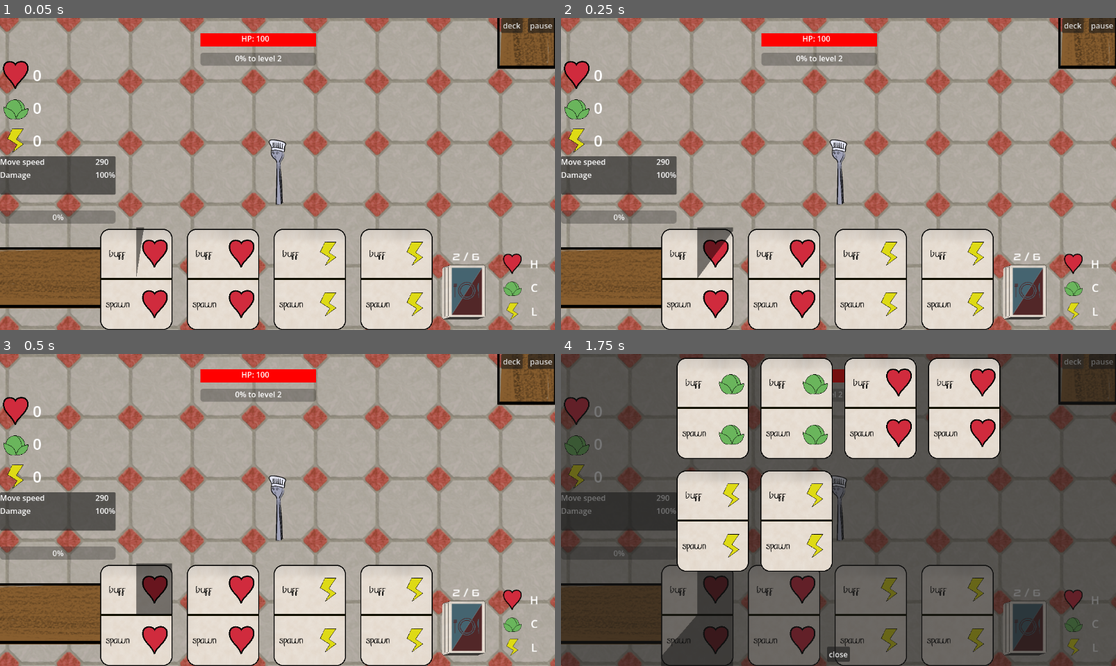
Above: before the commit, frames 1-4 (two rows, left to right).
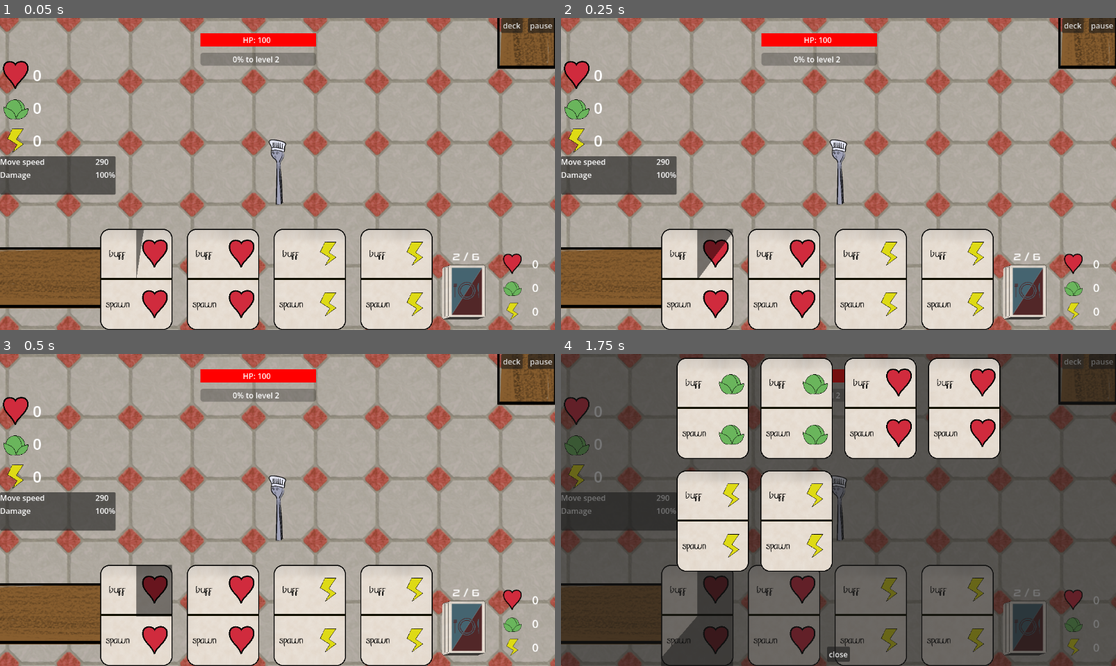
Above: after the commit, the same moments.

Repository: Lobbsterwaffles/Brocci
Game: Godot game, scene res://rootly.tscn
Two runs of this game, one before a commit and one after it. Both use one fixed random seed, a clock stepped at 60 frames per second and the inputs below.
Inputs (mouse positions are in pixels of both pictures, inside the frame that each line leads up to):
- Up to frame 1 (0.05 s): no input
- Up to frame 2 (0.25 s): no input
- Up to frame 3 (0.5 s): no input
- Up to frame 4 (1.75 s): click (699, 616) at 0.52 s; click "deck" at 1.25 s

The runs differ from the first frame. In frame 1, 1.1% of the frame differs, in the area x 0-97%, y 5-96%; in frame 2, 1.2%; in frame 3, 1.2%; in frame 4, less than 0.1%.

Commit message:
enemyshoot0

Diff:
--- a/bullet.gd
+++ b/bullet.gd
@@ -3,6 +3,7 @@
 
 @export var damage = 35
 var velocity = Vector2.RIGHT
+var shot_by_enemy = false
 
 func _physics_process(delta):
 	position += velocity * delta
--- a/enemy.gd
+++ b/enemy.gd
@@ -25,6 +25,8 @@
 	var b = area as Bullet
 	if not b:
 		return
+	if b.shot_by_enemy:
+		return
 	health -= b.damage * ref_player.dmg_mult
 	%healthbar.value = health as float / health_max
 	b.on_hit()
--- a/hud.tscn
+++ b/hud.tscn
@@ -26,16 +26,6 @@
 anchor_bottom = 1.0
 grow_horizontal = 2
 grow_vertical = 2
-metadata/_edit_use_anchors_ = true
-
-[node name="ProgressBar" type="ProgressBar" parent="." unique_id=1286720724]
-layout_mode = 1
-anchors_preset = -1
-anchor_top = -0.8235294
-anchor_right = 0.20833333
-anchor_bottom = -0.625
-grow_horizontal = 2
-grow_vertical = 0
 metadata/_edit_use_anchors_ = true
 
 [node name="card_container" type="HBoxContainer" parent="." unique_id=371928176]
@@ -88,18 +78,21 @@
 show_percentage = false
 metadata/_edit_use_anchors_ = true
 
-[node name="health_lbl" type="Label" parent="." unique_id=521148478]
-layout_mode = 1
-anchors_preset = -1
-anchor_left = 0.43506253
-anchor_top = -3.5367646
-anchor_right = 0.49089587
-anchor_bottom = -3.3672352
-offset_left = -0.1920166
-offset_right = -0.51200867
-offset_bottom = -0.055992126
+[node name="health_lbl" type="Label" parent="health_bar" unique_id=521148478]
+unique_name_in_owner = true
+layout_mode = 1
+anchors_preset = 8
+anchor_left = 0.5
+anchor_top = 0.5
+anchor_right = 0.5
+anchor_bottom = 0.5
+offset_left = -32.0
+offset_top = -11.5
+offset_right = 32.0
+offset_bottom = 11.5
+grow_horizontal = 2
+grow_vertical = 2
 text = "HP: XY%"
-metadata/_edit_use_anchors_ = true
 
 [node name="pause_btn" type="Button" parent="." unique_id=594217292]
 layout_mode = 1
@@ -172,6 +165,7 @@
 stretch_mode = 4
 
 [node name="lbl_rat_heart" type="Label" parent="Rat_resources" unique_id=873659141]
+unique_name_in_owner = true
 layout_mode = 2
 size_flags_horizontal = 4
 size_flags_vertical = 1
@@ -185,6 +179,7 @@
 stretch_mode = 4
 
 [node name="lbl_rat_cabbage" type="Label" parent="Rat_resources" unique_id=1260874296]
+unique_name_in_owner = true
 layout_mode = 2
 size_flags_horizontal = 4
 size_flags_vertical = 1
@@ -198,6 +193,7 @@
 stretch_mode = 4
 
 [node name="lbl_rat_lightning" type="Label" parent="Rat_resources" unique_id=854448631]
+unique_name_in_owner = true
 layout_mode = 2
 size_flags_horizontal = 4
 size_flags_vertical = 1
@@ -308,15 +304,17 @@
 [node name="xp_lbl" type="Label" parent="bar_xp" unique_id=371454358]
 unique_name_in_owner = true
 layout_mode = 1
-anchors_preset = -1
-anchor_left = -0.39131087
-anchor_top = 4.34652
-anchor_right = -0.39131087
-anchor_bottom = 4.34652
-offset_left = 165.91461
-offset_top = -117.35604
-offset_right = 272.9146
-offset_bottom = -94.35603
+anchors_preset = 8
+anchor_left = 0.5
+anchor_top = 0.5
+anchor_right = 0.5
+anchor_bottom = 0.5
+offset_left = -53.5
+offset_top = -11.5
+offset_right = 53.5
+offset_bottom = 11.5
+grow_horizontal = 2
+grow_vertical = 2
 text = "XY% to level Z"
 vertical_alignment = 1
 
--- a/player.gd
+++ b/player.gd
@@ -13,8 +13,8 @@
 
 var health = health_max
 
-@onready var ref_health_bar = get_node("/root/Rootly/ui/hud/health_bar")
-@onready var ref_health_lbl = get_node("/root/Rootly/ui/hud/health_lbl")
+@onready var ref_health_bar = get_node("/root/Rootly/ui/hud/%health_bar")
+@onready var ref_health_lbl = get_node("/root/Rootly/ui/hud/%health_lbl")
 
 @onready var ref_heart_lbl = get_node("/root/Rootly/ui/hud/%lbl_player_heart")
 @onready var ref_cabbage_lbl = get_node("/root/Rootly/ui/hud/%lbl_player_cabbage")
--- a/rootly.gd
+++ b/rootly.gd
@@ -37,6 +37,8 @@
 	xporb.pickup.connect(on_pickup)
 	call_deferred("add_child", xporb)
 
+var enemy_bullet_tint = Color(1, 0.6, 0.6, 1)
+
 func spawn_enemy_ring(n, scn, xporb_effect):
 	for i in range(n):
 		var e = scn.instantiate()
@@ -44,13 +46,61 @@
 		var radius = 400 + 20 * randf()
 		e.position = %Player.position + radius * Vector2(cos(angle), sin(angle))
 		e.die.connect(func(pos): spawn_xporb(pos, scn, xporb_effect))
+
+		var eloadout = Loadout.new()
+		var etrail = PoisonTrail.new()
+		for t in eloadout.timer:
+			e.add_child(t)
+		eloadout.timer[Library.Weapon.POISON].timeout.connect(
+			func():
+				enemy_shoot_poison(e, etrail)
+		)
+		eloadout.timer[Library.Weapon.BONE].timeout.connect(enemy_shoot_bone.bind(e))
+		##
 		add_child(e)
+		# eloadout.levelup_weapon(Library.Weapon.POISON)
+		eloadout.levelup_weapon(Library.Weapon.BONE)
+
+func enemy_shoot_poison(e, etrail):
+	var pel = etrail.emit(e.global_position)
+	if pel:
+		pel.shot_by_enemy = true
+		pel.modulate = enemy_bullet_tint
+		add_child(pel)
+		pel.area_entered.connect(
+			func(oa):
+				if oa is not PlayerHurtbox:
+					return
+				%Player.take_damage(pel.damage)
+				pel.on_hit()
+		)
+		e.tree_exiting.connect(pel.queue_free)
+
+func enemy_shoot_bone(e):
+	var b = scn_bone.instantiate()
+	b.shot_by_enemy = true
+	b.position = e.global_position
+	b.modulate = enemy_bullet_tint
+	var pa = TAU * randf()
+	var prv = 200 * Vector2(cos(pa), sin(pa))
+	b.velocity = prv
+	e.tree_exiting.connect(b.queue_free)
+	add_child(b)
+
 
 var ptrail
 
 var my_deck = []
 var my_hand = []
 var my_discard = []
+
+var rat_hearts = 0
+var rat_cabbage = 0
+var rat_lightning = 0
+
+@onready var ref_rat_heart = get_node("/root/Rootly/ui/hud/%lbl_rat_heart")
+@onready var ref_rat_cabbage = get_node("/root/Rootly/ui/hud/%lbl_rat_cabbage")
+@onready var ref_rat_lightning = get_node("/root/Rootly/ui/hud/%lbl_rat_lightning")
 
 class Loadout extends RefCounted:
 	var timer = []
@@ -137,6 +187,7 @@
 	my_deck.append_array(Library.STARTING_DECK)
 	for i in HAND_CARDS:
 		draw1()
+	ref_progress.global_position = ref_cc.get_child(0).global_position
 
 	# begin_drafting()
 
@@ -173,10 +224,15 @@
 	if my_hand.is_empty():
 		for i in HAND_CARDS:
 			draw1()
+		ref_progress.hide()
 		return
+
+	ref_progress.show()
+
 
 	var c = my_hand.pop_front()
 	var n = ref_cc.get_child(0)
+	ref_progress.global_position = n.global_position
 	n.reparent(get_node("ui/hud/card_hero"), false)
 	$hero_timer.start(1)
 	do_card_effects(c)
@@ -198,6 +254,10 @@
 	var xpfrac = (xp_total - xpbase) / ((xpnext - xpbase) as float)
 	ref_lbl_xp.text = "%d%% to level %d" % [(100 * xpfrac) as int, 1+player_level]
 	ref_bar_xp.value = xpfrac
+
+	ref_rat_heart.text = "%d" % [rat_hearts]
+	ref_rat_cabbage.text =  "%d" % [rat_cabbage]
+	ref_rat_lightning.text = "%d" % [rat_lightning]
 
 	ref_progress.value += 50*delta
 	if ref_progress.value >= 100:
@@ -229,6 +289,17 @@
 func gain_ms(x):
 	%Player.speed += x
 
+func rat_gain_hearts(x):
+	rat_hearts += x
+	enemy_hp_bonus += 10*x
+func rat_gain_cabbage(x):
+	rat_cabbage += x
+	enemy_dmg_mult += 0.05 * x
+func rat_gain_lightning(x):
+	rat_lightning += x
+	enemy_ms_mult += 0.05 * x
+
+
 func begin_drafting():
 	get_tree().paused = true
 	get_node("%ui/drafting").show()
@@ -277,11 +348,12 @@
 		_:
 			print("?? CARD")
 
+
 func enemy_effect_row(cat, color):
 	match [cat, color]:
-		[Library.CardCategory.GAIN, Library.CardColor.RED]: enemy_hp_bonus += 10
-		[Library.CardCategory.GAIN, Library.CardColor.GREEN]: enemy_dmg_mult += 1.05
-		[Library.CardCategory.GAIN, Library.CardColor.YELLOW]: enemy_ms_mult += 1.05
+		[Library.CardCategory.GAIN, Library.CardColor.RED]: rat_gain_hearts(1)
+		[Library.CardCategory.GAIN, Library.CardColor.GREEN]: rat_gain_cabbage(1)
+		[Library.CardCategory.GAIN, Library.CardColor.YELLOW]: rat_gain_lightning(1)
 
 		[Library.CardCategory.SPAWN, Library.CardColor.RED]: spawn_enemy_ring(2, scn_other_enemy, func(): %Player.gain_hearts(1))
 		[Library.CardCategory.SPAWN, Library.CardColor.GREEN]: spawn_enemy_ring(2, scn_enemy, func(): %Player.gain_cabbage(1))
